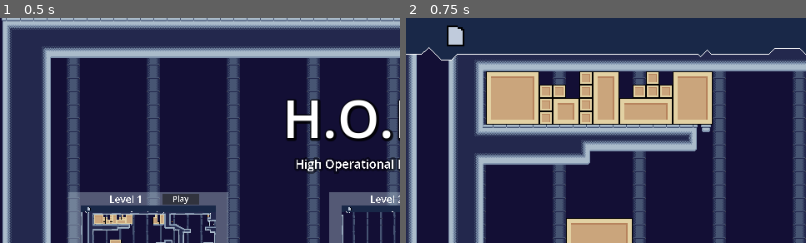
Above: before the commit, frames 1-2 (left to right).
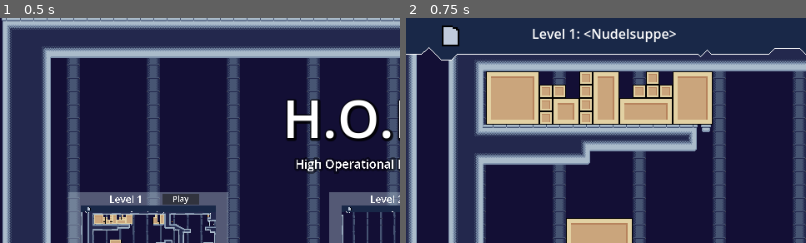
Above: after the commit, the same moments.

Repository: Cradac/H.O.R.S.T.
Game: Godot game, scene res://ui/MainMenu.tscn
The game is run twice, just before and just after one commit, with the same random seed, the same clock (stepped at 60 frames per second) and the same inputs.
Inputs:
- Up to frame 1 (0.5 s): no input
- Up to frame 2 (0.75 s): click "Play" at 0.5 s
The pictures show only the part of the screen within x 0-50%, y 0-50%; the shares and areas given below are measured in that part.

Frame 1 is identical in both runs. In frame 2, 1.2% of the frame differs, in the area x 9-68%, y 3-13%.

Commit message:
UI Level Names and Messages

Diff:
--- a/Character.gd
+++ b/Character.gd
@@ -24,6 +24,7 @@
 
 signal skill_inventory_change(extensions: Array[Extension])
 signal item_inventory_change(items: Array[Key])
+signal send_message(message: String, duration: int)
 
 func _process(delta):
 	# action inputs
@@ -139,7 +140,7 @@
 
 func equip(extension: Extension) -> bool:
 	if (extensions.size() >= ram_size):
-		push_warning("Missing ram to pick up "+str(extension))
+		send_message.emit("Missing memory space to pick up '"+extension.get_name()+"'", 3)
 		# TODO Add Warning Message to UI
 		return false
 
@@ -147,6 +148,7 @@
 	extensions.push_back(extension)
 
 	skill_inventory_change.emit(extensions)
+	send_message.emit("Picked up '"+extension.get_name()+"'", 3)
 	return true
 
 func drop(slot_index: int):
@@ -154,6 +156,7 @@
 	if slot_index >= extensions.size():
 		return
 	else:
+		send_message.emit("Dropped '"+extensions[slot_index].get_name()+"'", 3)
 		extensions[slot_index].handle_drop(self)
 		extensions.remove_at(slot_index)
 
@@ -162,7 +165,9 @@
 func pickup(item):
 	items.append(item)
 	item_inventory_change.emit(items)
+	send_message.emit("Picked up 'Key'", 3)
 
 func remove_item(item):
 	items.erase(item)
 	item_inventory_change.emit(items)
+	send_message.emit("Removed 'Key'", 3)
--- a/levels/level_1.tscn
+++ b/levels/level_1.tscn
@@ -33,6 +33,7 @@
 anchor_bottom = 0.0
 grow_horizontal = 1
 grow_vertical = 1
+level_name = "Level 1: <Nudelsuppe>"
 
 [node name="Door1" parent="." node_paths=PackedStringArray("key") instance=ExtResource("5_nc5yi")]
 position = Vector2(305, 512)
--- a/levels/level_2.tscn
+++ b/levels/level_2.tscn
@@ -34,6 +34,7 @@
 position = Vector2(34, 512)
 
 [node name="IngameUI" parent="." instance=ExtResource("3_3vskh")]
+level_name = "Level 2: <todo>"
 
 [node name="DoubleJump" parent="." instance=ExtResource("5_o36my")]
 position = Vector2(71, 512)
--- a/levels/level_3.tscn
+++ b/levels/level_3.tscn
@@ -30,3 +30,4 @@
 position = Vector2(30, 514)
 
 [node name="IngameUI" parent="." instance=ExtResource("3_kra16")]
+level_name = "Level 3: <todo>"
--- a/ui/IngameUI.gd
+++ b/ui/IngameUI.gd
@@ -3,13 +3,21 @@
 @onready var skill_inventory = $SkillInventoryUI
 @onready var item_inventory = $ItemInventoryUI
 @onready var player: Player = $"../Character"
+@onready var label: Label = $"Message"
+@onready var timer: Timer = $"Message/Timer"
+@onready var name_label = $"LevelName"
+
+@export var level_name: String = "Level X: <b3st13v31>"
+
 
 
 func _ready():
 	player.skill_inventory_change.connect(_on_skill_inventory_change)
 	player.item_inventory_change.connect(_on_item_inventory_change)
+	player.send_message.connect(_on_message)
 	setup_empty_skills()
-	pass
+	name_label.text = level_name
+
 
 
 func _on_skill_inventory_change(extensions: Array[Extension]):
@@ -48,3 +56,12 @@
 func clear_item_inventory():
 	for child in item_inventory.get_children():
 		item_inventory.remove_child(child)
+
+
+func _on_message(message: String, duration: int):
+	label.text = message
+	timer.start(duration)
+
+
+func _on_timer_timeout():
+	label.text = ""
--- a/ui/IngameUI.tscn
+++ b/ui/IngameUI.tscn
@@ -15,9 +15,9 @@
 [node name="SkillInventoryUI" type="HBoxContainer" parent="."]
 z_index = 10
 layout_mode = 0
-offset_left = 43.0
+offset_left = 37.0
 offset_top = 5.0
-offset_right = 143.0
+offset_right = 137.0
 offset_bottom = 38.0
 
 [node name="ItemInventoryUI" type="HBoxContainer" parent="."]
@@ -33,3 +33,25 @@
 [node name="Ui-overlay" type="Sprite2D" parent="."]
 position = Vector2(480, 270)
 texture = ExtResource("2_x88rb")
+
+[node name="Message" type="Label" parent="."]
+layout_mode = 1
+offset_left = 440.0
+offset_top = 6.0
+offset_right = 960.0
+offset_bottom = 32.0
+horizontal_alignment = 1
+vertical_alignment = 1
+
+[node name="Timer" type="Timer" parent="Message"]
+
+[node name="LevelName" type="Label" parent="."]
+layout_mode = 1
+offset_left = 114.0
+offset_top = 6.0
+offset_right = 363.0
+offset_bottom = 32.0
+horizontal_alignment = 1
+vertical_alignment = 1
+
+[connection signal="timeout" from="Message/Timer" to="." method="_on_timer_timeout"]
Not shown: 1 places in levels/level_1.tscn that only renumber resources
Not shown: 1 places in levels/level_2.tscn that only renumber resources
Not shown: 1 places in levels/level_3.tscn that only renumber resources
Not shown: 1 places in ui/MainMenu.tscn that only renumber resources
